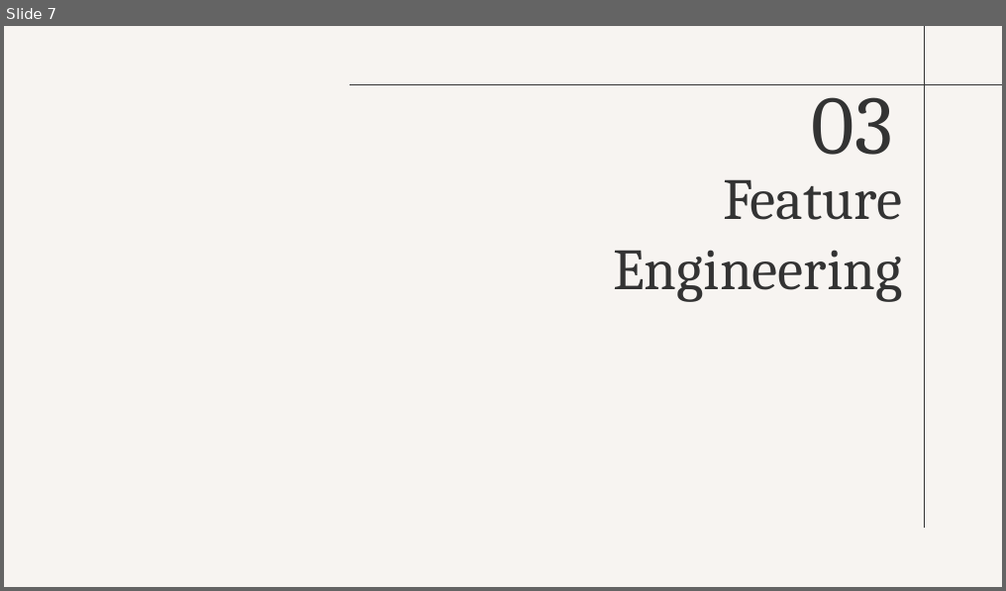
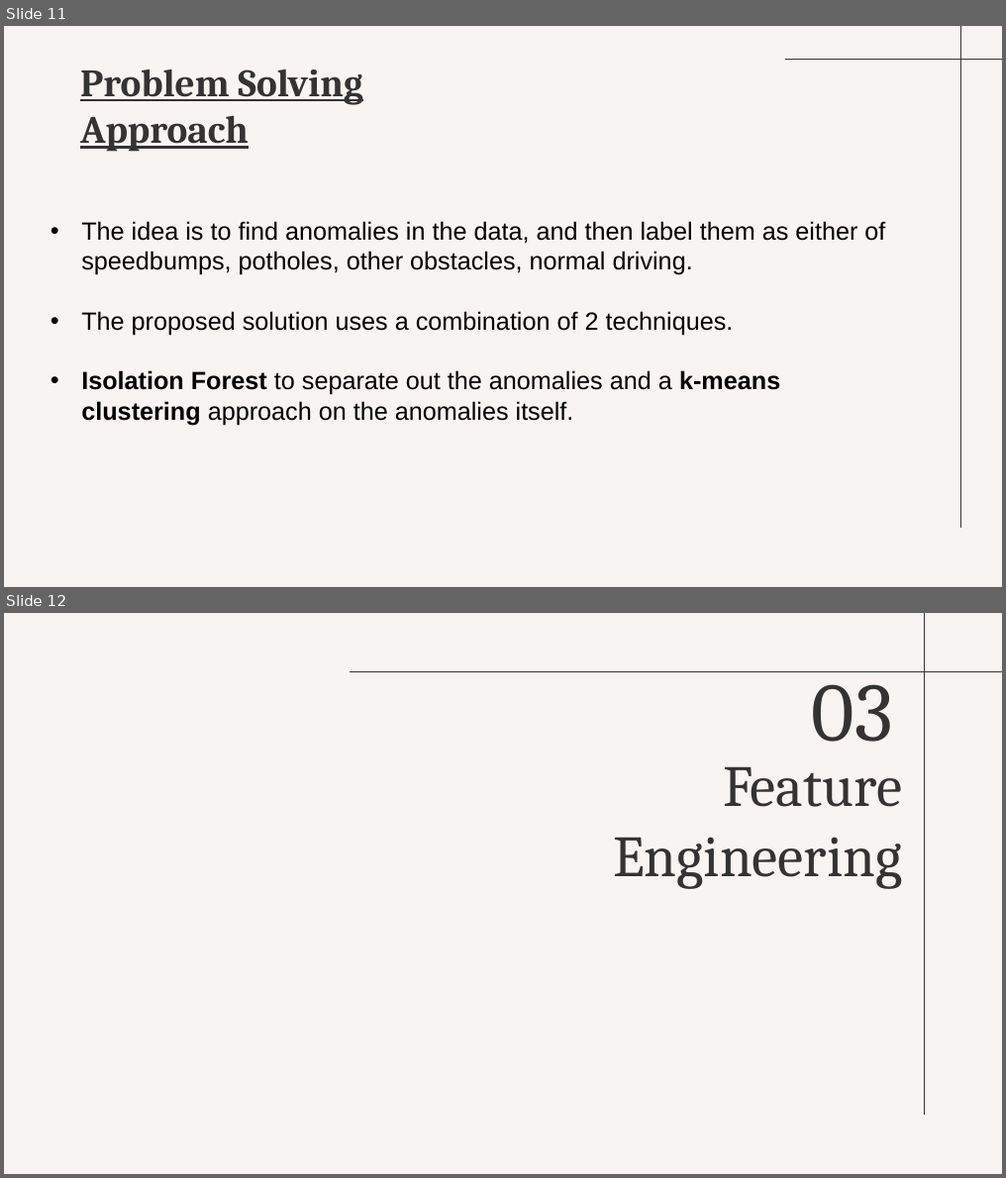
Before and after one commit to vedant-shah/Detect_obstacles_in_roads, a slide deck: Vedant_Shah/Detection_of_Obstacles_on_Roads.pptx. Shown one above the other, each under a label of ours: slide 7 before the commit, slides 11 and 12 after it. The pictures are 1006x591 and 1006x1178 pixels, drawn with LibreOffice and Linux fonts; fonts in the diff are those of the drawing. Boxes give left, top, right and bottom in pixels: in the first picture for what was removed or moved away, otherwise in the second. Text is boxed around its words. In the diff, an @@ line names an element or a change of style, - is before the commit and + after.

Commit message:
modified approach

```diff
--- a/Vedant_Shah/Detection_of_Obstacles_on_Roads.pptx
+++ b/Vedant_Shah/Detection_of_Obstacles_on_Roads.pptx
@@ slide 11 added at <box>4,26,1002,587</box>, background #F7F4F1 @@
@@ line added from (961, 528) to (961, 26), #333333 0.75 pt @@
@@ title added at <box>80,69,363,152</box>, 28 pt, text #333333, bold, underline @@
+Problem Solving Approach
@@ line added from (785, 59) to (1002, 59), #333333 0.75 pt @@
@@ text added at <box>81,221,885,425</box>, 18 pt, text #000000 @@
+  • The idea is to find anomalies in the data, and then label them as either of speedbumps, potholes, other obstacles, normal driving.
+  • The proposed solution uses a combination of 2 techniques.
+  • Isolation Forest to separate out the anomalies and a k-means clustering approach on the anomalies itself.
@@ what was slide 7 is now slide 12 @@
```
Also in this commit, not shown: 2 slides changed, 12 other slides added, 4 slides removed, 6 other files.
